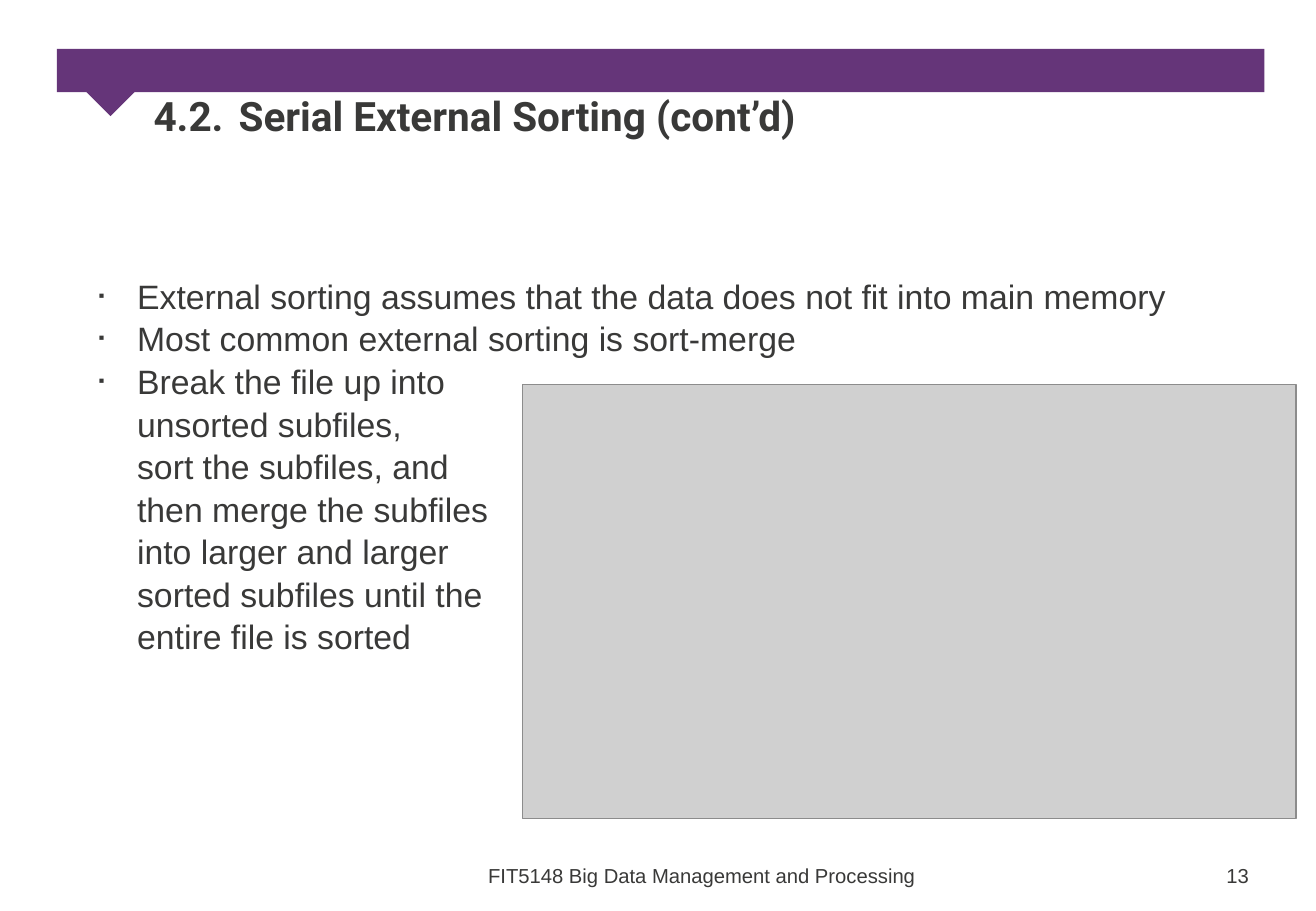
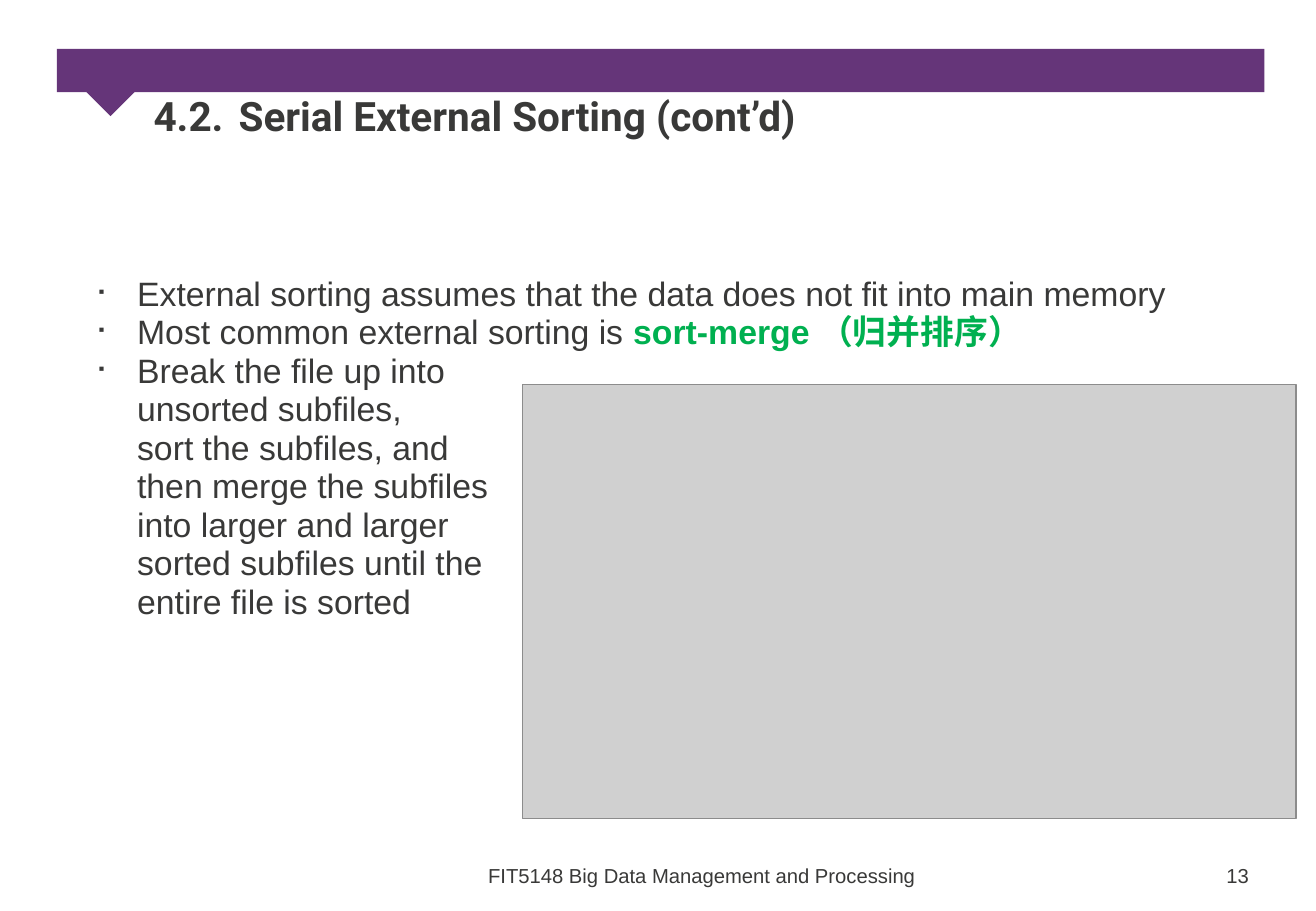
Before and after one commit to xianlinfeng/Documents, a slide deck: slide 13 of FIT5148/week5/FIT5148-5a-Volume-ParSort.pptx. Drawn at 1316x911 pixels with LibreOffice and Linux fonts; fonts in the diff are those of the drawing; grey boxes stand for pictures; background and template pictures are left out. Boxes give left, top, right and bottom in pixels: in the first picture for what was removed or moved away, otherwise in the second. Text is boxed around its words. In the diff, an @@ line names an element or a change of style, - is before the commit and + after.

```diff
--- a/FIT5148/week5/FIT5148-5a-Volume-ParSort.pptx
+++ b/FIT5148/week5/FIT5148-5a-Volume-ParSort.pptx
@@ text at bbox=[137, 281, 1166, 615]: line spacing 0.8 to 0.7 @@
@@ text at bbox=[137, 315, 1022, 351]: text changed @@
-▪ Most common external sorting is sort-merge
+▪ Most common external sorting is sort-merge （归并排序）
```
Also in this commit, not shown: 9 other slides changed, 22 other files.
